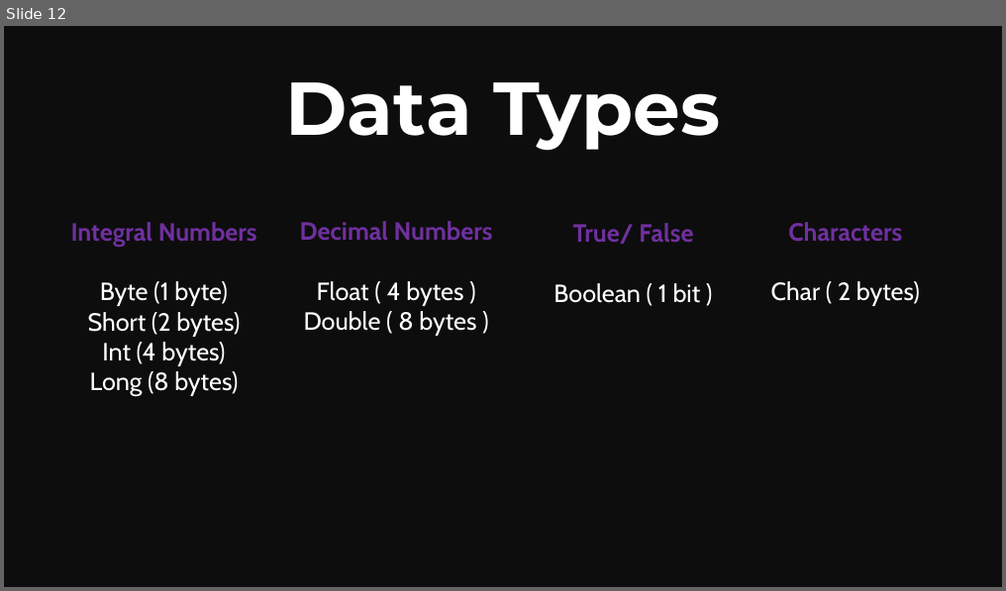
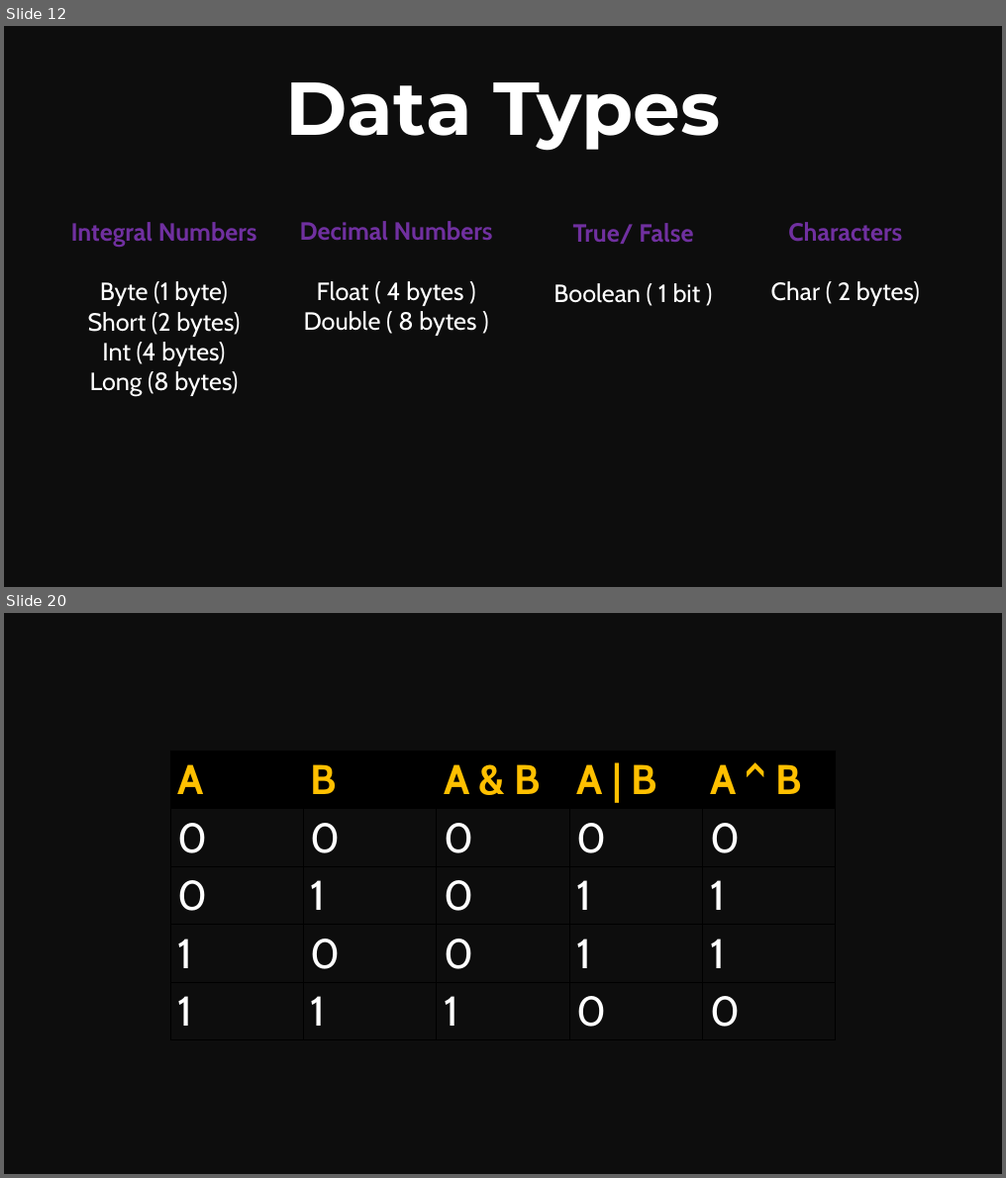
Before and after one commit to Mohitscodiclab/Java_Full_Course, a slide deck: JAVA.pptx. Shown one above the other, each under a label of ours: slide 12 before the commit, slides 12 and 20 after it; the slides between them are not shown. The pictures are 1006x591 and 1006x1178 pixels, drawn with LibreOffice and Linux fonts; fonts in the diff are those of the drawing. Boxes give left, top, right and bottom in pixels: in the first picture for what was removed or moved away, otherwise in the second. Text is boxed around its words. In the diff, an @@ line names an element or a change of style, - is before the commit and + after.

```diff
--- a/JAVA.pptx
+++ b/JAVA.pptx
@@ slide 20 added at (4,613,1002,1174), background #0D0D0D @@
@@ table added at (170,751,837,1038), 5 rows, 5 columns @@
+A | B | A & B | A | B | A ^ B
+0 | 0 | 0 | 0 | 0
+0 | 1 | 0 | 1 | 1
+1 | 0 | 0 | 1 | 1
+1 | 1 | 1 | 0 | 0
```
Also in this commit, not shown: 11 other slides added, 20 other files.
